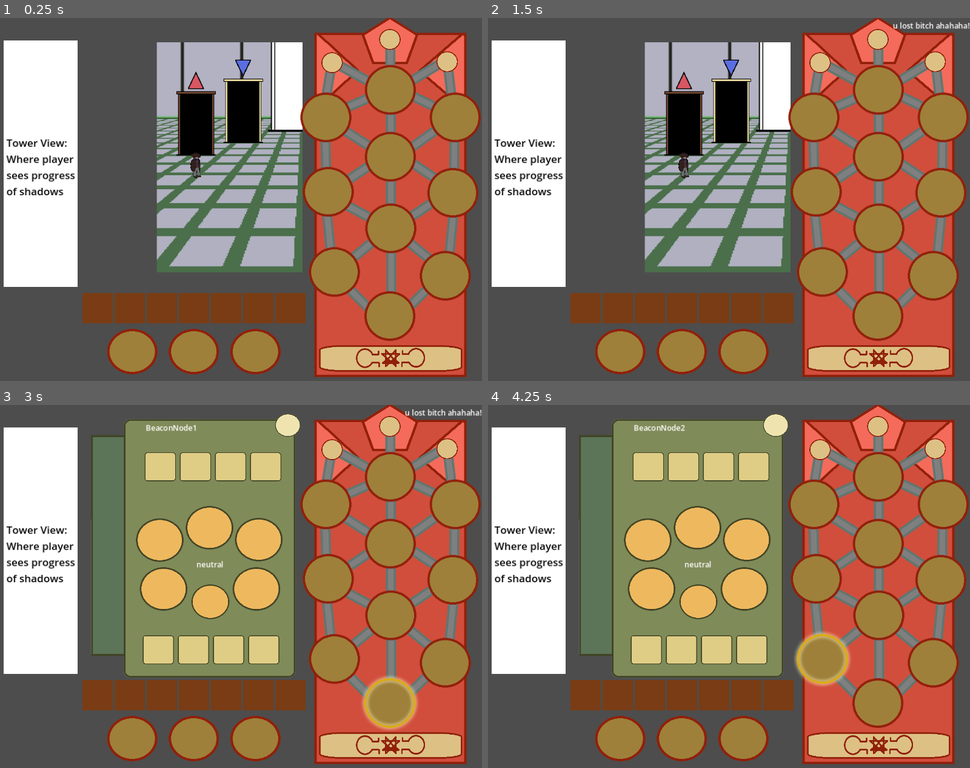
Above: before the commit, frames 1-4 (two rows, left to right).
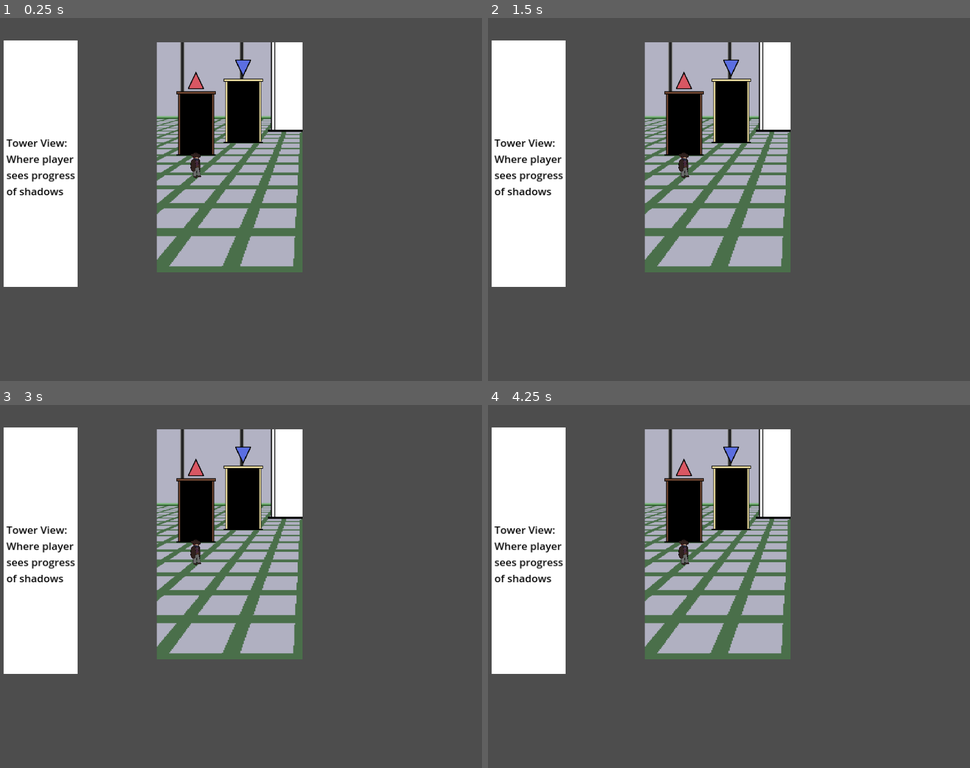
Above: after the commit, the same moments.

Repository: mccajd/Quintessential
Game: Godot game, scene res://Levels/beacon_puzzle_main.tscn
Same seed, same stepped clock (60 frames per second), same inputs: the game is played once before the commit and once after it. The engine's default icon, where the game draws it, is replaced by a stand-in: a white triangle on a blue panel in a dark square.
Inputs (mouse positions are in pixels of both pictures, inside the frame that each line leads up to):
- Up to frame 1 (0.25 s): no input
- Up to frame 2 (1.5 s): click (878, 359) at 0.52 s; click (878, 359) at 1.27 s
- Up to frame 3 (3 s): click (390, 746) at 2.02 s; tap Enter at 2.75 s; move the mouse to (390, 702) at 2.77 s; press the mouse at (390, 702) at 2.78 s
- Up to frame 4 (4.25 s): tap Space at 3.5 s; move the mouse to (820, 659) at 3.52 s; release the mouse at (820, 659) at 3.53 s; click (820, 659) at 3.6 s

The runs differ from the first frame. In frame 1, 38% of the frame differs, in the area x 17-100%, y 0-99%; in frame 2, 38%; in frame 3, 68%; in frame 4, 68%.

Commit message:
Control beacon puzzle based on current room

Diff:
--- a/Levels/beacon_puzzle_main.tscn
+++ b/Levels/beacon_puzzle_main.tscn
@@ -90,4 +90,5 @@
 [connection signal="menu_toggled" from="BeaconPuzzle2" to="." method="_on_beacon_menu_toggled"]
 [connection signal="menu_toggled" from="BeaconPuzzle3" to="." method="_on_beacon_menu_toggled"]
 [connection signal="menu_toggled" from="BeaconPuzzle4" to="." method="_on_beacon_menu_toggled"]
+[connection signal="beacon_puzzle_changed" from="RoomManager" to="." method="_on_beacon_puzzle_changed"]
 [connection signal="world_item_found" from="RoomManager" to="." method="_on_world_item_found"]
--- a/Scripts/beacon_puzzle.gd
+++ b/Scripts/beacon_puzzle.gd
@@ -34,6 +34,7 @@
 	get_node("MockUI/InventoryContainer").visible = value
 	get_node("MockUI/InventorySlotsContainer").visible = value
 	get_node("MockUI/ThreePrimesContainer").visible = value
+	get_node("MockUI/ThreePrimesContainerBackdrop").visible = value
 
 	self.visible = value
 
--- a/Scripts/main.gd
+++ b/Scripts/main.gd
@@ -1,40 +1,40 @@
 extends Node
 
-var puzzle_rooms = ["BeaconPuzzle1", "BeaconPuzzle2", "BeaconPuzzle3", "BeaconPuzzle4"]
-var selected_room = "BeaconPuzzle1"
+var puzzles = ["BeaconPuzzle1", "BeaconPuzzle2", "BeaconPuzzle3", "BeaconPuzzle4"]
+var selected_puzzle
 
 func _ready():
-	for room_name in puzzle_rooms:
-		_disable_node(room_name)
-	_enable_node(selected_room)
+	for puzzle in puzzles:
+		_disable(puzzle)
 
 
 func _process(delta):
 	if Input.is_action_just_pressed("debug"):
-		_disable_node(selected_room)
-		get_next_room()
-		_enable_node(selected_room)
+		pass
+		#_disable_node(selected_room)
+		#get_next_room()
+		#_enable_node(selected_room)
 
 
 func get_next_room():
-	if selected_room == puzzle_rooms.back():
-		selected_room = puzzle_rooms.front()
+	if selected_puzzle == puzzles.back():
+		selected_puzzle = puzzles.front()
 		return
-	var ix = puzzle_rooms.find(selected_room)
+	var ix = puzzles.find(selected_puzzle)
 	ix += 1
-	selected_room = puzzle_rooms[ix]
+	selected_puzzle = puzzles[ix]
 
 
-func _enable_node(node_name):
-	_toggle_node(node_name, true)
+func _enable(name):
+	_toggle(name, true)
 
 
-func _disable_node(node_name):
-	_toggle_node(node_name, false)
+func _disable(name):
+	_toggle(name, false)
 
 
-func _toggle_node(node_name, value):
-	var node = get_node(node_name)
+func _toggle(name, value):
+	var node = get_node(name)
 	node.set_process_input(value)
 	node.set_process(value)
 	node.set_physics_process(value)
@@ -46,4 +46,15 @@
 
 
 func _on_world_item_found(item_name):
-	get_node(selected_room).set_item(item_name)
+	get_node(selected_puzzle).set_item(item_name)
+
+
+func _on_beacon_puzzle_changed(puzzle_name):
+	for puzzle in puzzles:
+		_disable(puzzle)
+
+	selected_puzzle = puzzle_name
+
+	if !puzzle_name: return
+
+	_enable(puzzle_name)
--- a/Scripts/room_manager.gd
+++ b/Scripts/room_manager.gd
@@ -6,6 +6,7 @@
 
 var room_items: Dictionary
 signal world_item_found
+signal beacon_puzzle_changed(puzzle_name)
 
 func _ready():
 	viewport = get_node("/root/Main/PlayerView/SubViewport")
@@ -16,6 +17,7 @@
 
 func _change_room(room: String):
 	current_room = room
+	beacon_puzzle_changed.emit(_get_beacon_puzzle())
 
 	var scene = load(_get_room_scene())
 	var instance = scene.instantiate()
@@ -39,6 +41,7 @@
 		_:
 			return "res://Levels/hub_room.tscn"
 
+
 func _get_beacon_puzzle():
 	match current_room:
 		"cloud":
